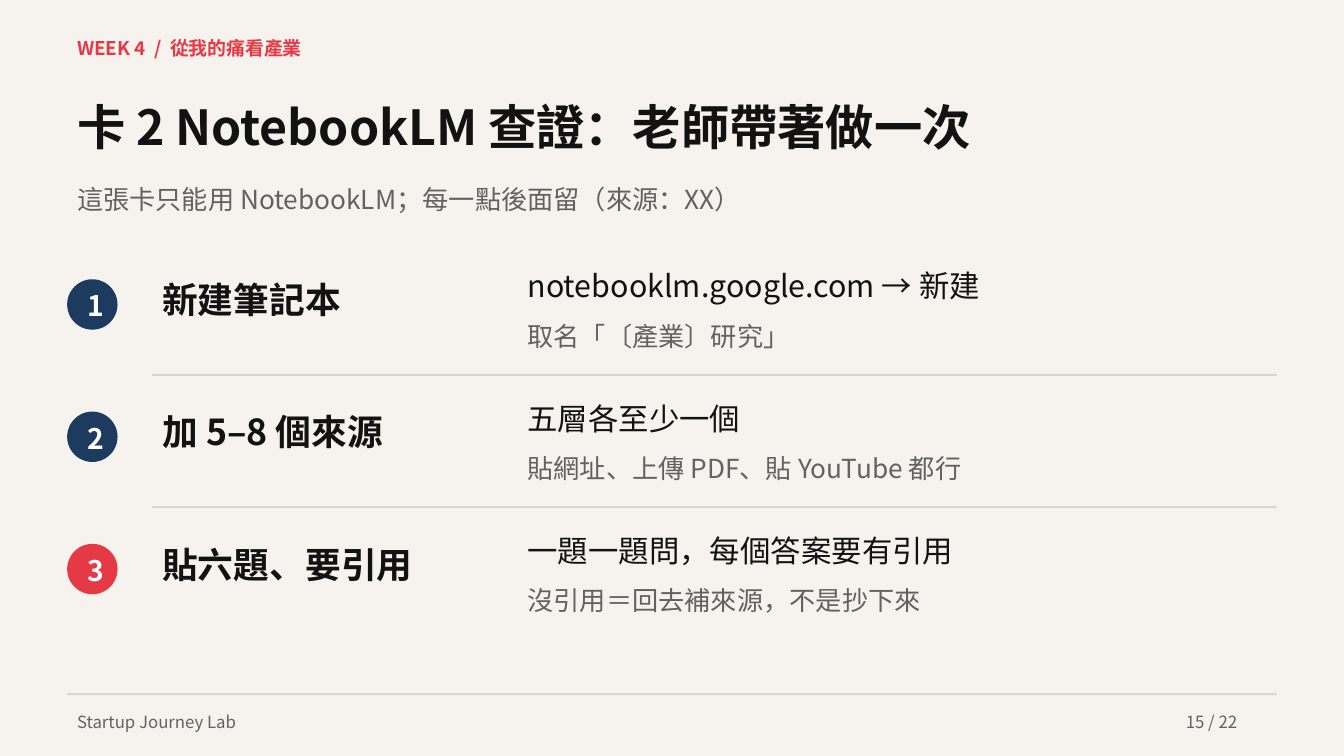
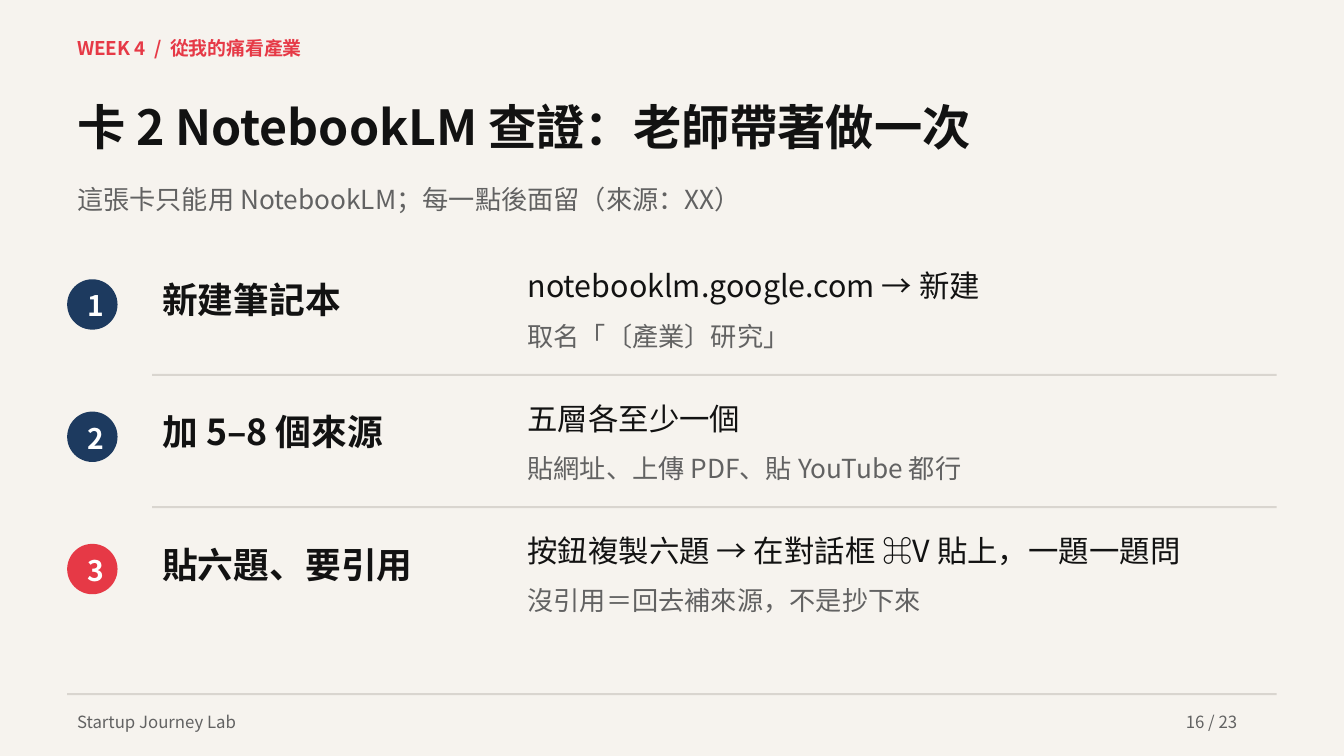
Before and after one commit to hpyuan1220/startup-journey-lab-app, a slide deck: slide 16 of materials/Week4_教學簡報.pptx (slide 15 before the commit). Drawn at 1344x756 pixels with LibreOffice and Linux fonts; fonts in the diff are those of the drawing. Boxes give left, top, right and bottom in pixels: in the first picture for what was removed or moved away, otherwise in the second. Text is boxed around its words. In the diff, an @@ line names an element or a change of style, - is before the commit and + after.

```diff
--- a/materials/Week4_教學簡報.pptx
+++ b/materials/Week4_教學簡報.pptx
@@ text at <box>528,536,1180,565</box>: text changed @@
-一題一題問，每個答案要有引用
+按鈕複製六題 → 在對話框 ⌘V 貼上，一題一題問
@@ text at <box>1186,715,1238,728</box>: text changed @@
-15 / 22
+16 / 23
```
Also in this commit, not shown: 21 other slides changed, 1 slide added, 7 other files.
